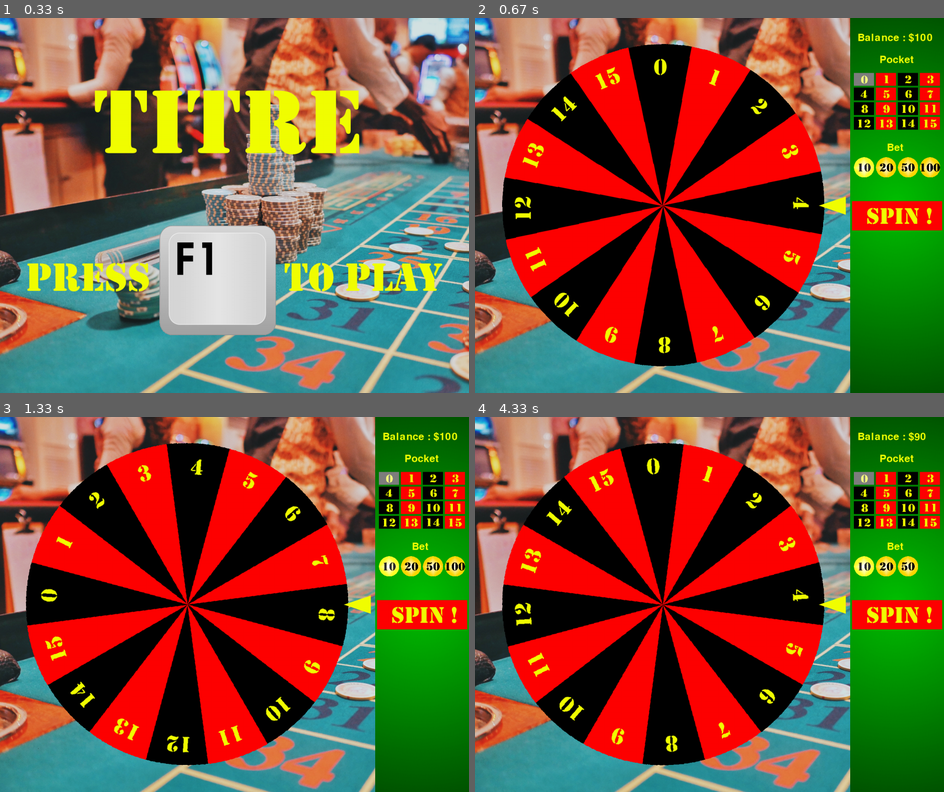
Above: before the commit, frames 1-4 (two rows, left to right).
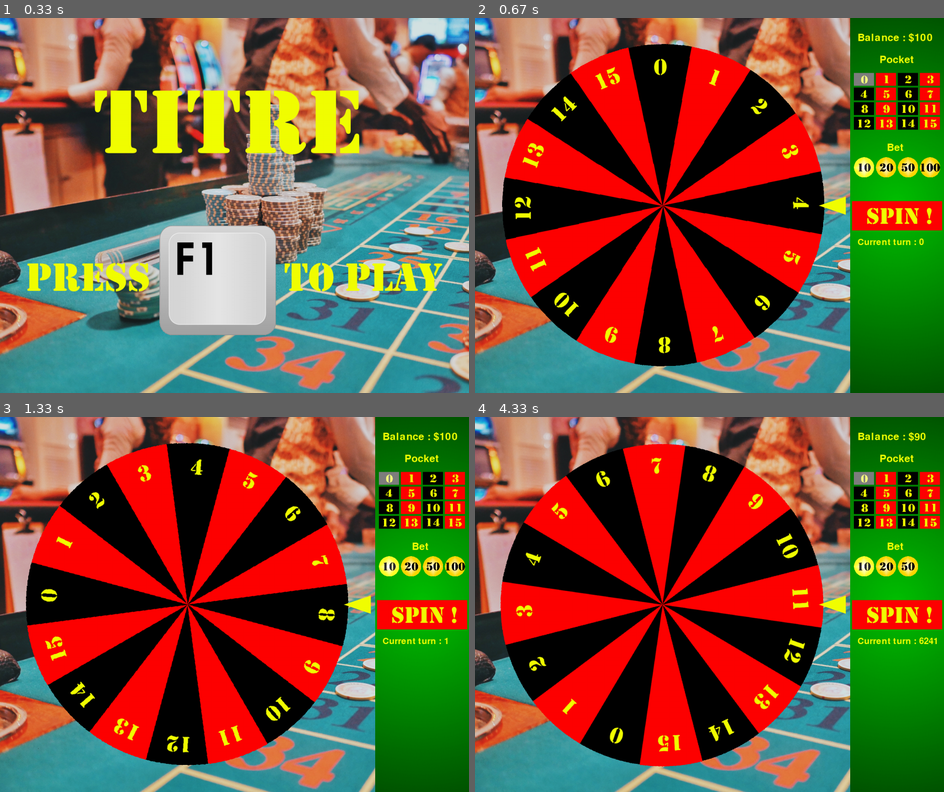
Above: after the commit, the same moments.

Repository: mehradn7/cryptocasino
Game: pygame game, started from main.py
Same seed, same stepped clock (60 frames per second), same inputs: the game is played once before the commit and once after it.
Inputs (mouse positions are in pixels of both pictures, inside the frame that each line leads up to):
- Up to frame 1 (0.33 s): no input
- Up to frame 2 (0.67 s): hold F1 from 0.33 s (still down); move the mouse to (690, 220) at 0.37 s
- Up to frame 3 (1.33 s): release F1 at 0.8 s; tap Space at 0.83 s
- Up to frame 4 (4.33 s): click (587, 465) at 1.75 s; click (540, 593) at 2.1 s; click (709, 649) at 2.5 s; click (831, 664) at 2.97 s; tap T at 3.3 s; tap Space at 4 s

Frame 1 is identical in both runs. In frame 2, 0.1% of the frame differs, in the area x 81-96%, y 58-61%; in frame 3, 0.1%; in frame 4, 46%, in the area x 5-99%, y 6-94%.

Commit message:
minor changes

Diff:
--- a/events.py
+++ b/events.py
@@ -104,8 +104,16 @@
 
                 f = open("demo_" + str(mode) + ".txt", "a+")
 
+                #self.window_manager.simulate_fast_forward(self.model, nbOutputTarget)
+
                 while (self.model.prng.nbOutput < nbOutputTarget):
                     self.model.compute_next_value() # compute next random pocket
+                    self.window_manager.blitSideMenu(self.model)
+
+                    # do the increment animation
+                    if self.model.prng.nbOutput % 11 == 0:
+                        pygame.display.flip()
+                        pygame.time.wait(1)
 
                     # write the value into a file
                     f.write("{}\n".format(self.model.nextValue))
--- a/main.py
+++ b/main.py
@@ -45,7 +45,7 @@
 
 if __name__ == "__main__":
     # execute only if run as a script
-    mainLoop("mt")
+    mainLoop("mt_truncated")
     #testRNG("lfsr")
     #testRNG("mersenne twister")
     #testWriteOutput(nbOut=8*625)
--- a/params.py
+++ b/params.py
@@ -11,6 +11,8 @@
 POCKET_BUTTON_HEIGHT = 35
 BET_BUTTON_WIDTH = 55
 BET_BUTTON_HEIGHT = 55
+
+TEXT_COLOR = (242, 255, 0)
 
 # Images
 IMAGE_MAIN_MENU = "images/accueil.png"
--- a/view/interface.py
+++ b/view/interface.py
@@ -11,6 +11,8 @@
 class WindowManager:
     def __init__(self):
         self.window = pygame.display.set_mode((WINDOW_WIDTH, WINDOW_HEIGHT))
+        self.font = pygame.font.SysFont("Uroob", 42)
+        self.small_font = pygame.font.SysFont("Uroob", 36)
         self.main_menu = pygame.image.load(IMAGE_MAIN_MENU).convert_alpha()
         self.fond_casino = pygame.image.load(IMAGE_FOND_CASINO).convert()
         self.fond_roulette = pygame.image.load(IMAGE_FOND_ROULETTE).convert()
@@ -75,17 +77,20 @@
         self.window.blit(self.fond_sidemenu, (WINDOW_HEIGHT, 0))
 
         # draw section titles
-        font = pygame.font.SysFont("Uroob", 42)
-        textyellow = (242, 255, 0)
 
-        gainsLabel = font.render("Balance : ${}".format(model.balance), 1, textyellow)
-        self.window.blit(gainsLabel, (WINDOW_HEIGHT + 20, 40))
+        gains_label = self.font.render("Balance : ${}".format(model.balance), 1, TEXT_COLOR)
+        self.window.blit(gains_label, (WINDOW_HEIGHT + 20, 40))
 
-        caseLabel = font.render("Pocket", 1, textyellow)
-        self.window.blit(caseLabel, (WINDOW_HEIGHT + 80, 100))
+        case_label = self.font.render("Pocket", 1, TEXT_COLOR)
+        self.window.blit(case_label, (WINDOW_HEIGHT + 80, 100))
 
-        miseLabel = font.render("Bet", 1, textyellow)
-        self.window.blit(miseLabel, (WINDOW_HEIGHT + 100, 340))
+        mise_label = self.font.render("Bet", 1, TEXT_COLOR)
+        self.window.blit(mise_label, (WINDOW_HEIGHT + 100, 340))
+
+        # draw current turn (only in mt and mt_truncated modes)
+        if model.prng.mode == "mt" or model.prng.mode == "mt_truncated":
+            current_turn_label = self.small_font.render("Current turn : {}".format(model.prng.nbOutput), 1, TEXT_COLOR)
+            self.window.blit(current_turn_label, (WINDOW_HEIGHT + 20, 600))
 
         # draw launch button
         self.window.blit(self.launch_button.image, self.launch_button.rect)
